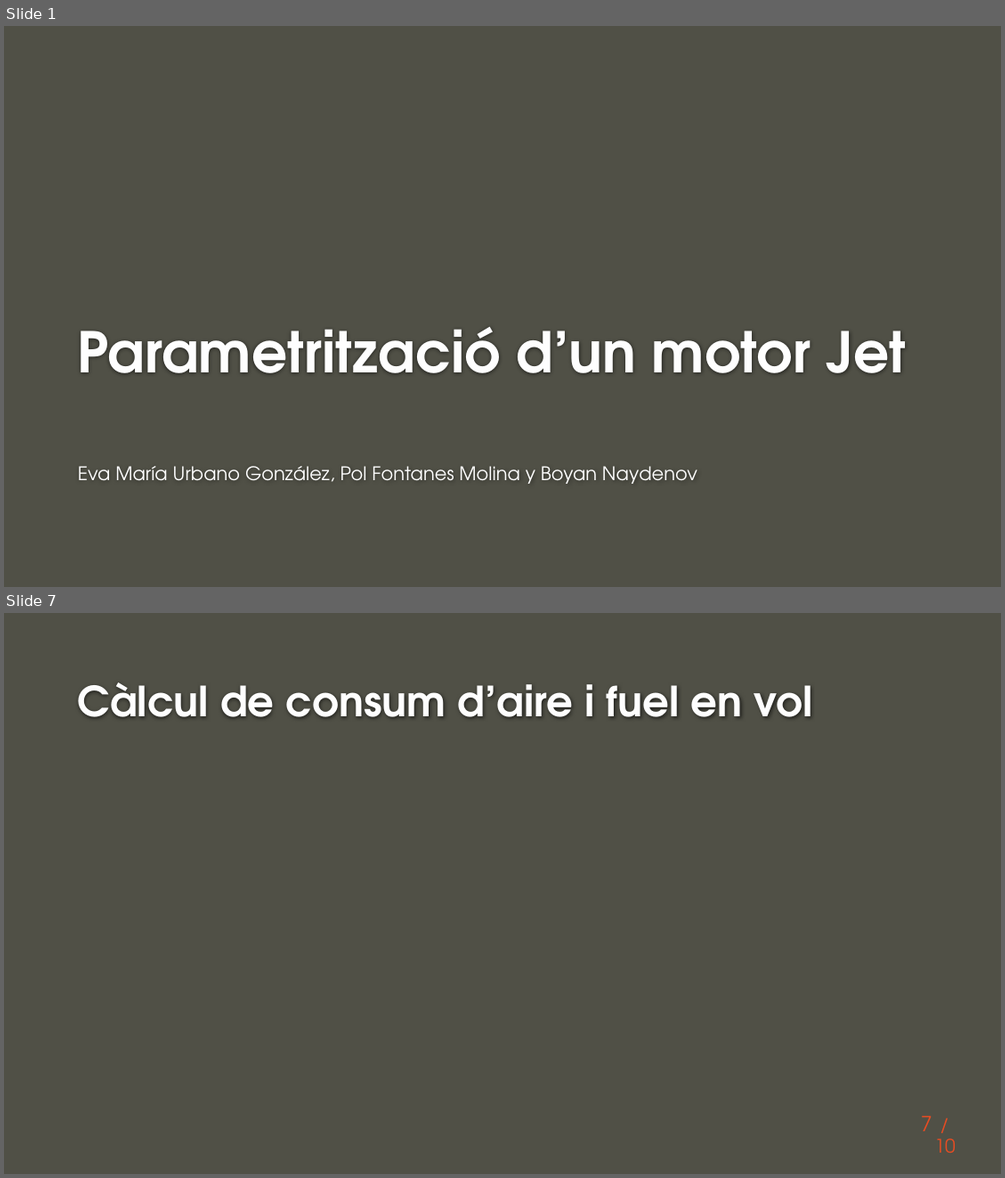
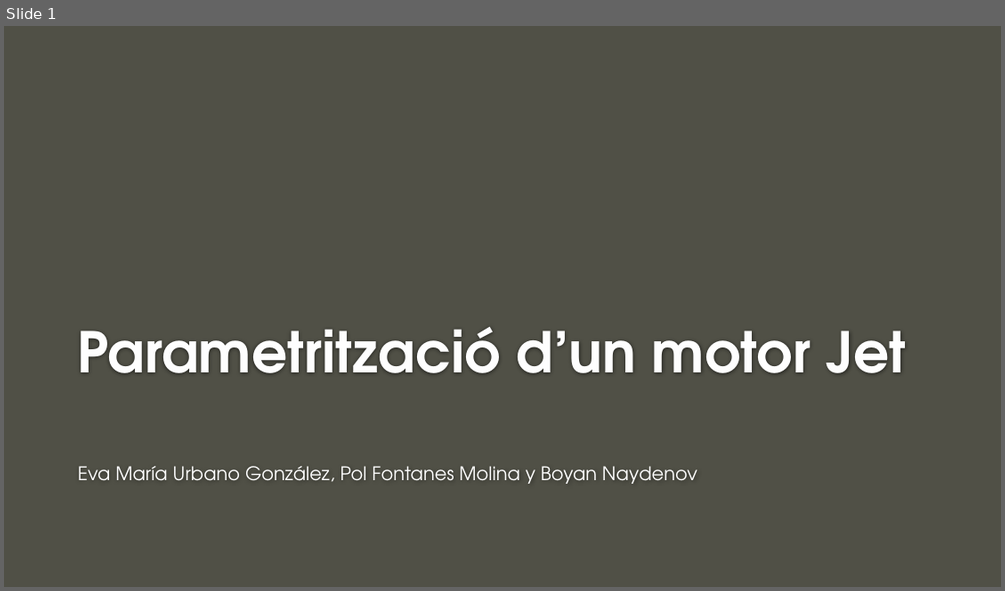
Before and after one commit to naydden/jet-engine-parametrization, a slide deck: ppt/Exposició.pptx. Shown one above the other, each under a label of ours: slides 1 and 7 before the commit, slide 1 after it; the slides between them are not shown. The pictures are 1005x1178 and 1005x591 pixels, drawn with LibreOffice and Linux fonts; fonts in the diff are those of the drawing; background and template pictures are left out. Boxes give left, top, right and bottom in pixels: in the first picture for what was removed or moved away, otherwise in the second. Text is boxed around its words. In the diff, an @@ line names an element or a change of style, - is before the commit and + after.

```diff
--- a/ppt/Exposició.pptx
+++ b/ppt/Exposició.pptx
@@ slide 7 removed at [4,613,1001,1174], background #505046 @@
@@ title removed at [78,682,813,717] @@
-Càlcul de consum d’aire i fuel en vol
@@ page number removed at [921,1116,932,1131] @@
-7
@@ text removed at [934,1138,955,1152] @@
-/ 10
```
Also in this commit, not shown: 4 slides changed, 5 slides added, 3 other slides removed, 2 other files.
